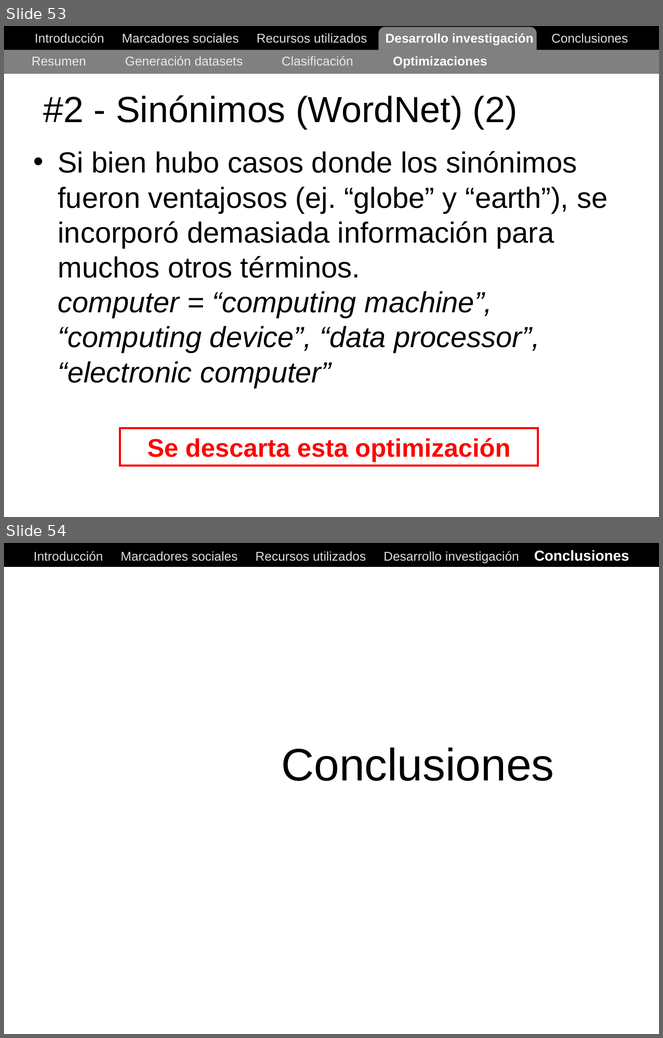
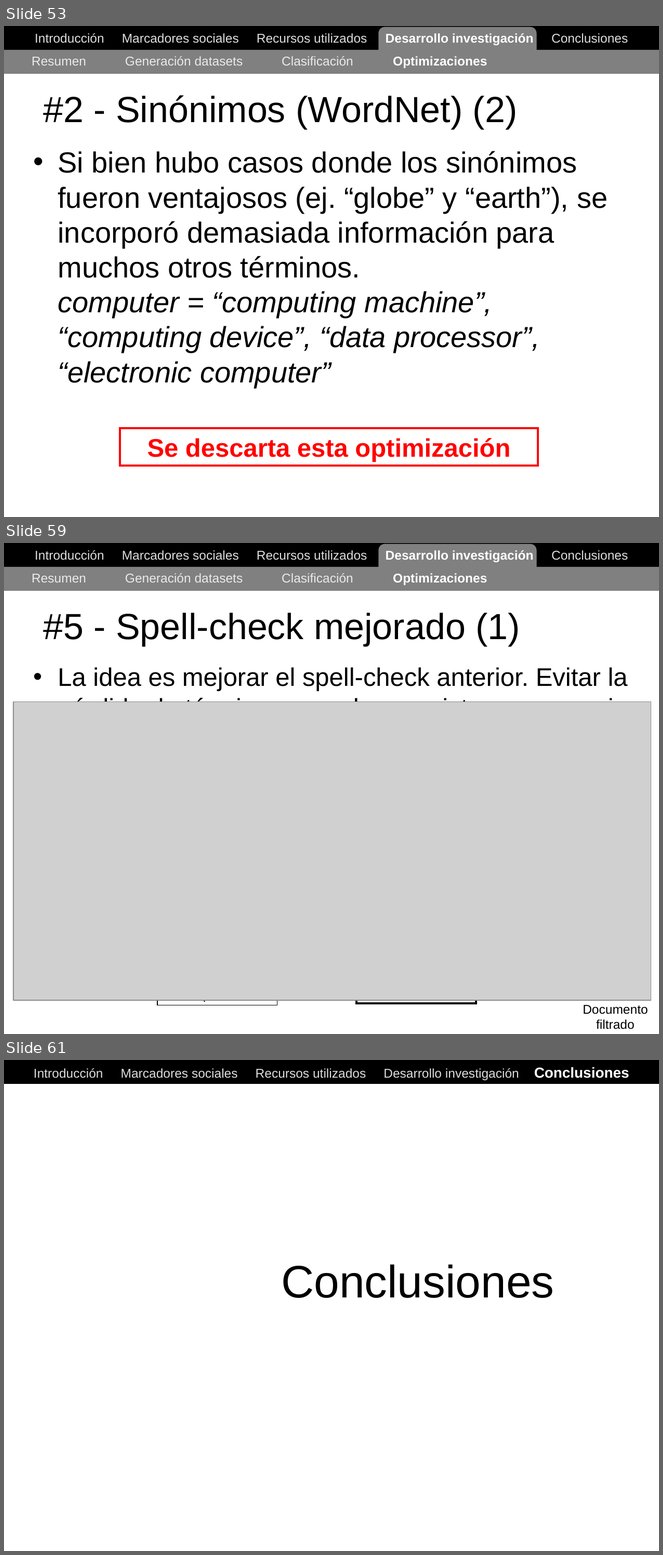
Before and after one commit to ak907kenai/nicotournetesis, a slide deck: docs_trunk/Nicolás Tourné - Presentación Tesis (v1).ppt. Shown one above the other, each under a label of ours: slides 53 and 54 before the commit, slides 53, 59 and 61 after it; the slides between them are not shown. The pictures are 663x1038 and 663x1555 pixels, drawn with LibreOffice and Linux fonts; fonts in the diff are those of the drawing; grey boxes stand for pictures. Boxes give left, top, right and bottom in pixels: in the first picture for what was removed or moved away, otherwise in the second. Text is boxed around its words. In the diff, an @@ line names an element or a change of style, - is before the commit and + after.

```diff
--- a/docs_trunk/Nicolás Tourné - Presentación Tesis (v1).ppt
+++ b/docs_trunk/Nicolás Tourné - Presentación Tesis (v1).ppt
@@ slide 59 added at [4, 543, 659, 1034], background #FFFFFF @@
@@ rectangle added at [4, 543, 659, 566], fill #000000, outline #000000 0.74 pt @@
@@ text added at [35, 550, 628, 562], 14 pt, text #DDDDDD @@
+Introducción Marcadores sociales Recursos utilizados Desarrollo investigación Conclusiones
@@ rounded rectangle added at [379, 544, 536, 583], fill #808080 @@
@@ rectangle added at [4, 566, 659, 590], fill #808080 @@
@@ text added at [32, 573, 487, 585], 14 pt, text #EAEAEA @@
+Resumen Generación datasets Clasificación Optimizaciones
@@ title added at [43, 613, 520, 646], 40 pt, text #000000 @@
+#5 - Spell-check mejorado (1)
@@ text added at [58, 667, 648, 702], 28 pt, text #000000 @@
+• La idea es mejorar el spell-check anterior. Evitar la pérdida de términos cuando no existen sugerencias.
@@ picture added at [13, 702, 651, 1001] @@
@@ freeform shape added at [76, 733, 115, 783], fill #D8EBB3, outline #000000 0.74 pt @@
@@ freeform shape added at [595, 944, 634, 995], fill #D8EBB3, outline #000000 0.74 pt @@
@@ rectangle added at [157, 968, 277, 1006], outline #000000 0.74 pt, 14 pt, text #000000 @@
+Eliminar
+stop-words
@@ rectangle added at [357, 967, 476, 1004], outline #000000 2.24 pt, 14 pt, text #000000, bold @@
+Aplicar
+Spell-check
@@ text added at [583, 1005, 648, 1030], 14 pt, text #000000 @@
+Documento
+filtrado
@@ what was slide 54 is now slide 61 @@
```
Also in this commit, not shown: 6 other slides added.
